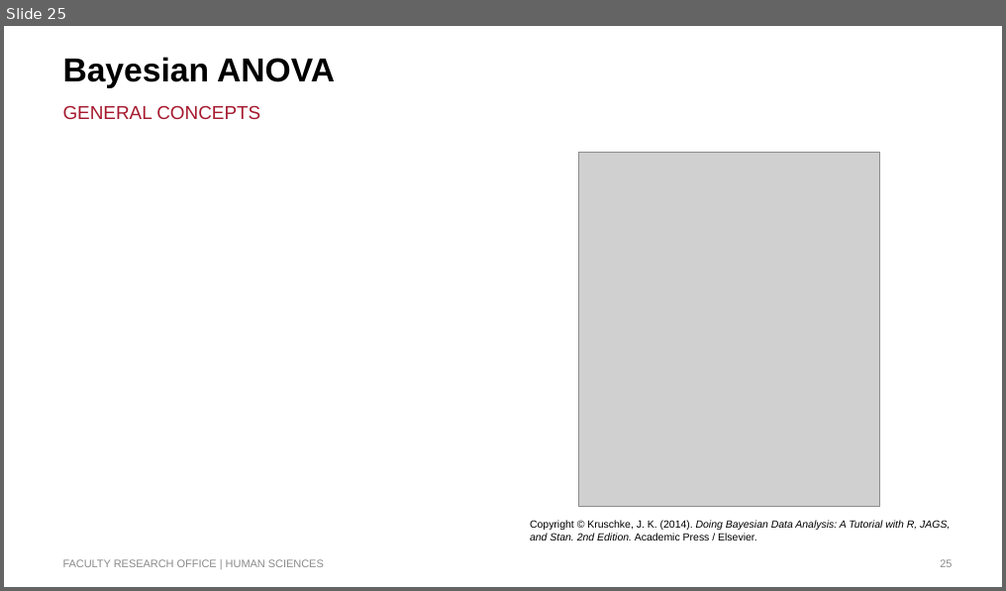
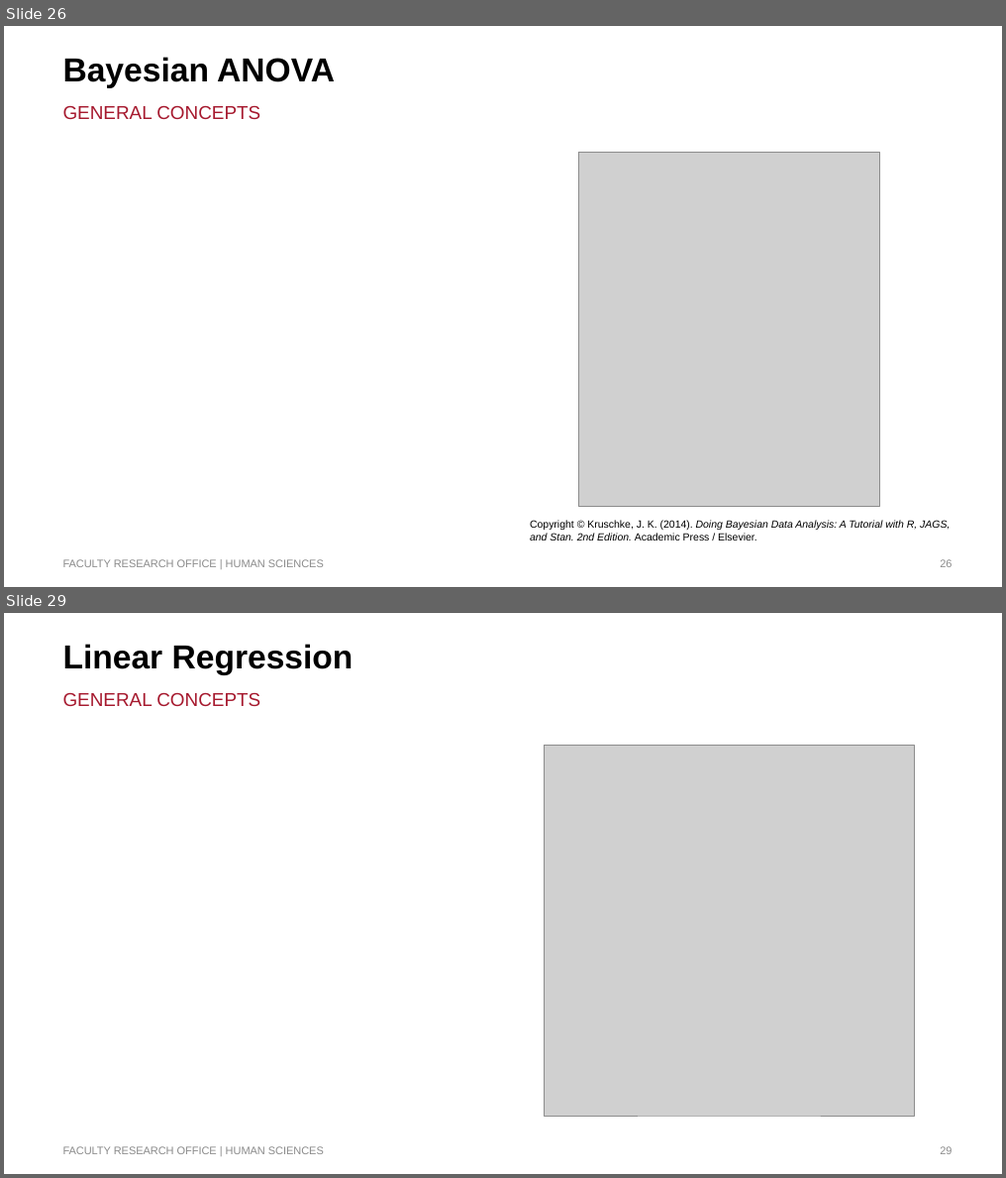
Before and after one commit to humburg/bayesian-data-analysis-in-r, a slide deck: Bayesian Data Analysis in R.pptx. Shown one above the other, each under a label of ours: slide 25 before the commit, slides 26 and 29 after it; the slides between them are not shown. The pictures are 1006x591 and 1006x1178 pixels, drawn with LibreOffice and Linux fonts; fonts in the diff are those of the drawing; grey boxes stand for pictures; background and template pictures are left out. Boxes give left, top, right and bottom in pixels: in the first picture for what was removed or moved away, otherwise in the second. Text is boxed around its words. In the diff, an @@ line names an element or a change of style, - is before the commit and + after.

```diff
--- a/Bayesian Data Analysis in R.pptx
+++ b/Bayesian Data Analysis in R.pptx
@@ slide 29 added at [4, 613, 1002, 1174], background #FFFFFF @@
@@ title added at [63, 644, 353, 675], 32 pt, text #000000, bold @@
+Linear Regression
@@ text added at [63, 692, 260, 706], 18 pt, text #A6192E @@
+GENERAL CONCEPTS
@@ picture added at [545, 746, 915, 1116] @@
@@ text added at [63, 1147, 324, 1155], 10.5 pt, text #8C8C8C @@
+FACULTY RESEARCH OFFICE | HUMAN SCIENCES
@@ page number added at [940, 1147, 951, 1155], 10.5 pt, text #8C8C8C @@
+29
@@ what was slide 25 is now slide 26 @@
```
Also in this commit, not shown: 1 slide changed, 5 other slides added.
